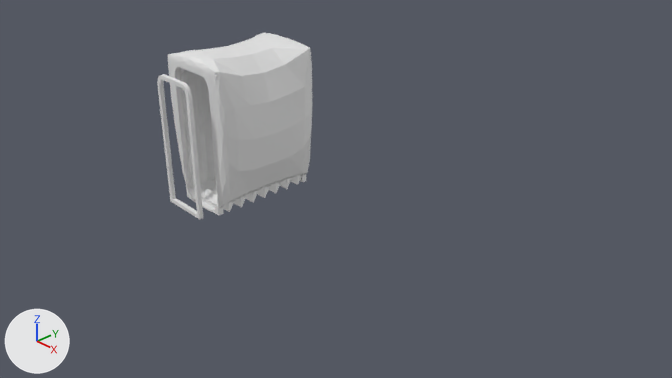
A saved change to the Blender file corridor_joiner.blend.
Before and after are seen from the file's camera 'Camera'. Lighting does not change. The marker at lower left points along +X, +Y and +Z.

The first picture shows 'Corridor Joiner Mould', 'Corridor Joiner Rib'.
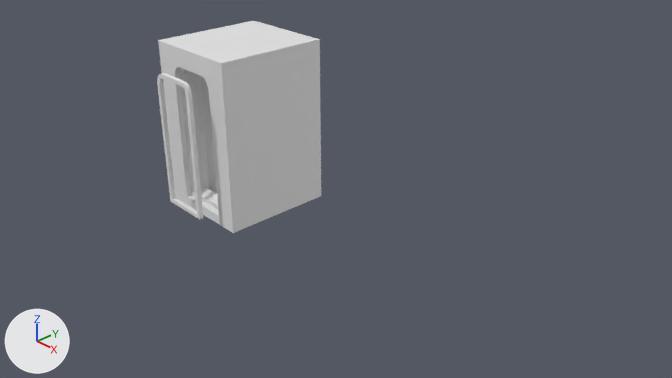
Pixel boxes [x1, y1, x2, y2] of what changed, in the pictures (672 x 378 px):
'Corridor Joiner Rib', rescaled
    before: [157, 74, 203, 219]
    after: [157, 73, 203, 219]
part 1 of me_cube_003, shading changed
    before: [168, 33, 312, 215]
    after: [158, 21, 321, 233]

Diff of the bpy script that builds the scene:
```diff
--- a/corridor_joiner.blend.py
+++ b/corridor_joiner.blend.py
@@ me_cube_003 @@
 me_cube_003.from_pydata(...)  # 281 vertices, 292 faces; spans x -0.85..0.61, y -0.54..0.54, z -0.14..2.25
 # used by ob_corridor_joiner_mould; location = (-0.46, -0.72, 0.46); scale = (1.0, 1.5, 1.0)
+# me_cube_003 part 1: creased or bevel-weighted edges go from 309 to 325
@@ ob_corridor_joiner_rib @@
 ob_corridor_joiner_rib.location = (-0.47, -1.4, 0.5)
-ob_corridor_joiner_rib.scale = (0.92, 1.0, 0.95)
+ob_corridor_joiner_rib.scale = (0.92, 1.0, 0.96)
 _m = ob_corridor_joiner_rib.modifiers.new('Subsurf', 'SUBSURF')
```
